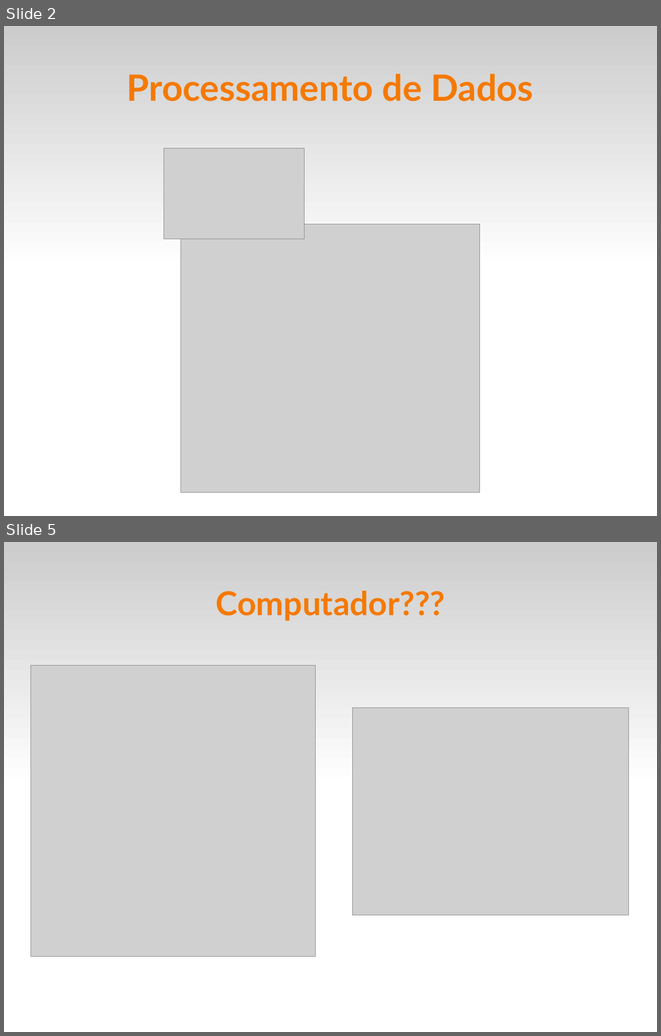
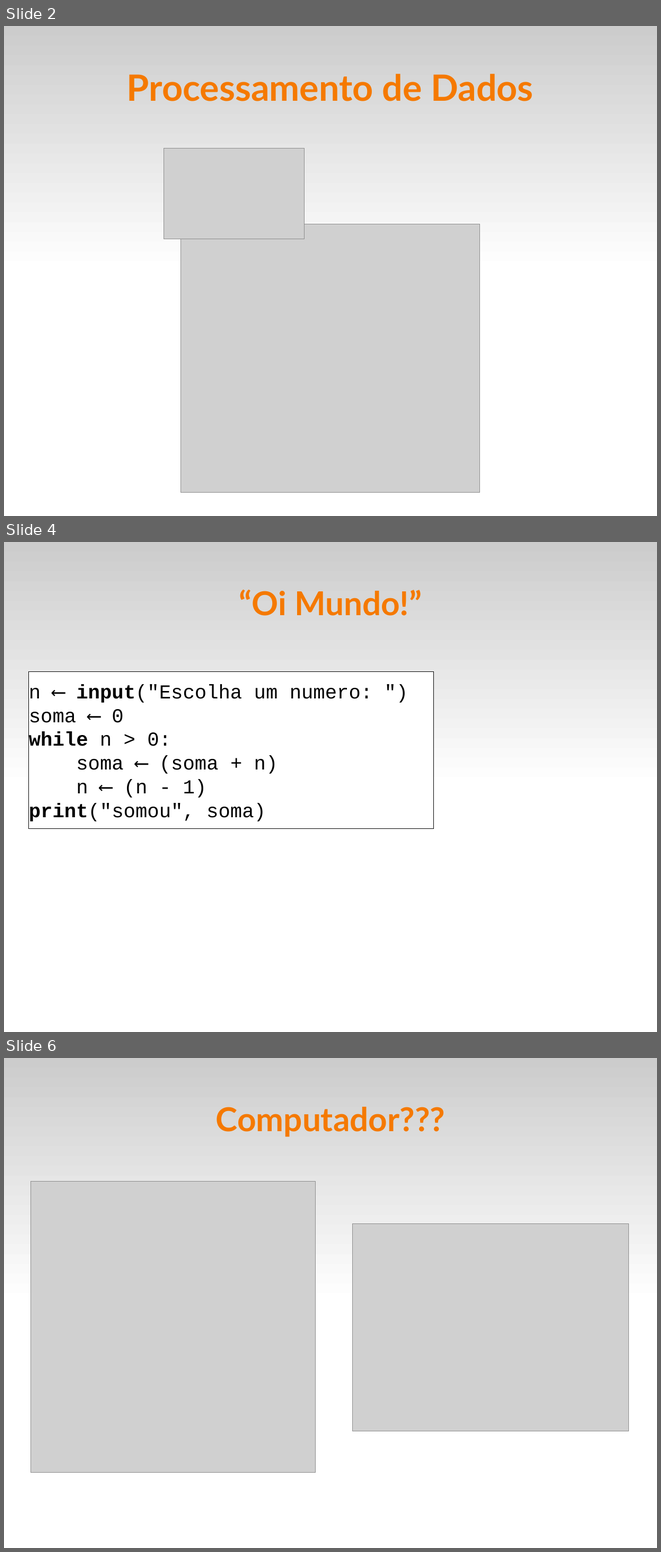
Before and after one commit to fsantanna-uerj/IPD, a slide deck: slides/ipd-01.odp. Shown one above the other, each under a label of ours: slides 2 and 5 before the commit, slides 2, 4 and 6 after it; the slides between them are not shown. The pictures are 661x1036 and 661x1552 pixels, drawn with LibreOffice and Linux fonts; fonts in the diff are those of the drawing; grey boxes stand for pictures. Boxes give left, top, right and bottom in pixels: in the first picture for what was removed or moved away, otherwise in the second. Text is boxed around its words. In the diff, an @@ line names an element or a change of style, - is before the commit and + after.

```diff
--- a/slides/ipd-01.odp
+++ b/slides/ipd-01.odp
@@ slide 4 added at (4, 542, 657, 1032), background #FFFFFF; not listed: 1 template element that a slide beside it also shows @@
@@ title added at (239, 589, 422, 616), 40 pt, text #F57900, bold @@
+“Oi Mundo!”
@@ rectangle added at (29, 672, 434, 829), fill #FFFFFF, outline #000000 0 pt, 24 pt, text #000000 @@
+n ⟵ input("Escolha um numero: ")
+soma ⟵ 0
+while n > 0:
+soma ⟵ (soma + n)
+n ⟵ (n - 1)
+print("somou", soma)
@@ what was slide 5 is now slide 6 @@
```
Also in this commit, not shown: 2 slides changed, 2 other slides added, 2 slides removed, 2 other files.
